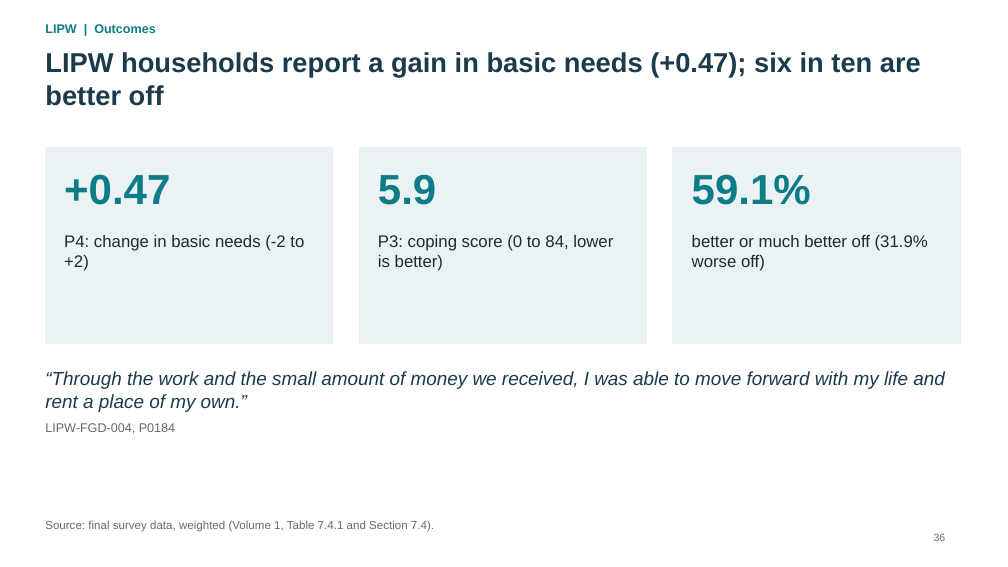
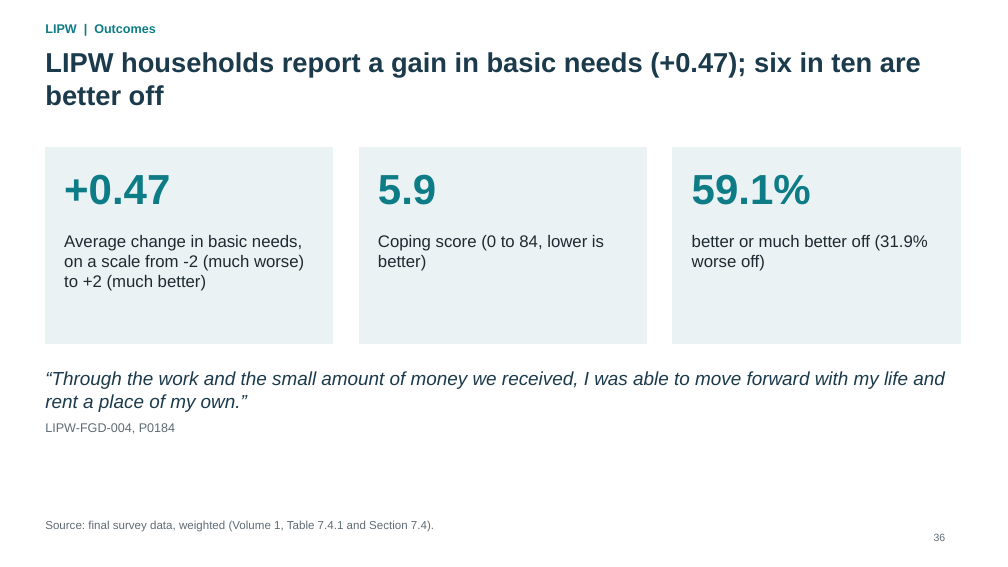
Before and after one commit to kokouekpinda/kokouekpinda, a slide deck: slide 36 of deliverables/REALISE_PMT_Presentation_v5.pptx. Drawn at 1008x567 pixels with LibreOffice and Linux fonts; fonts in the diff are those of the drawing. Boxes give left, top, right and bottom in pixels: in the first picture for what was removed or moved away, otherwise in the second. Text is boxed around its words. In the diff, an @@ line names an element or a change of style, - is before the commit and + after.

```diff
--- a/deliverables/REALISE_PMT_Presentation_v5.pptx
+++ b/deliverables/REALISE_PMT_Presentation_v5.pptx
@@ text at (64, 235, 304, 291): text changed @@
-P4: change in basic needs (-2 to +2)
+Average change in basic needs, on a scale from -2 (much worse) to +2 (much better)
@@ text at (378, 235, 604, 271): text changed @@
-P3: coping score (0 to 84, lower is better)
+Coping score (0 to 84, lower is better)
```
Also in this commit, not shown: 10 other slides changed, 1 other file.
